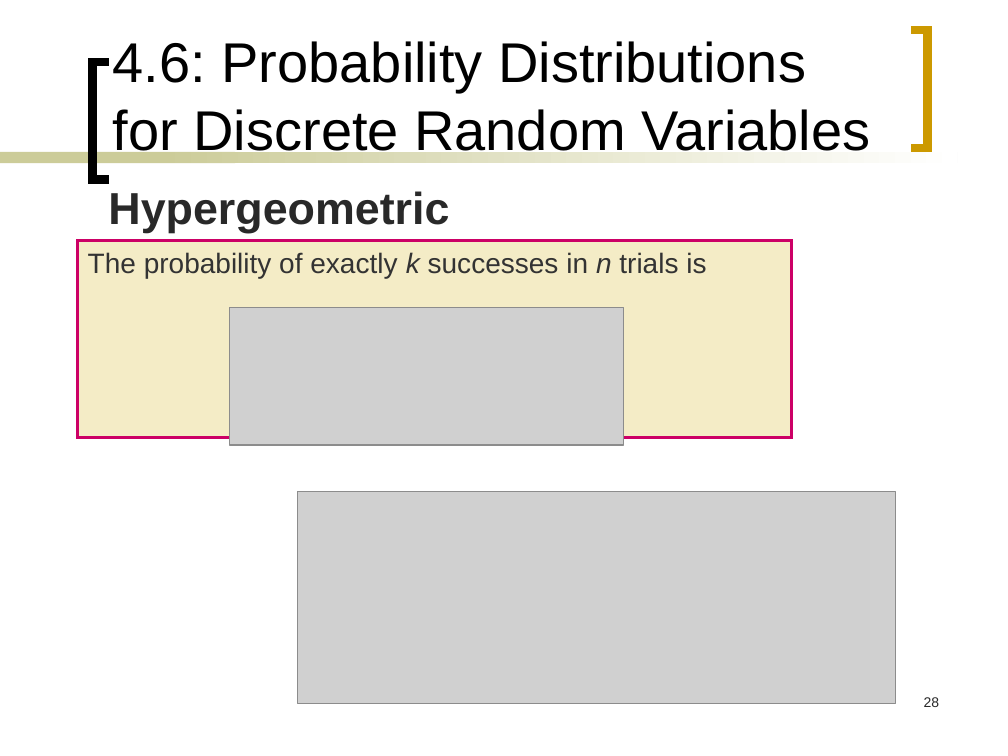
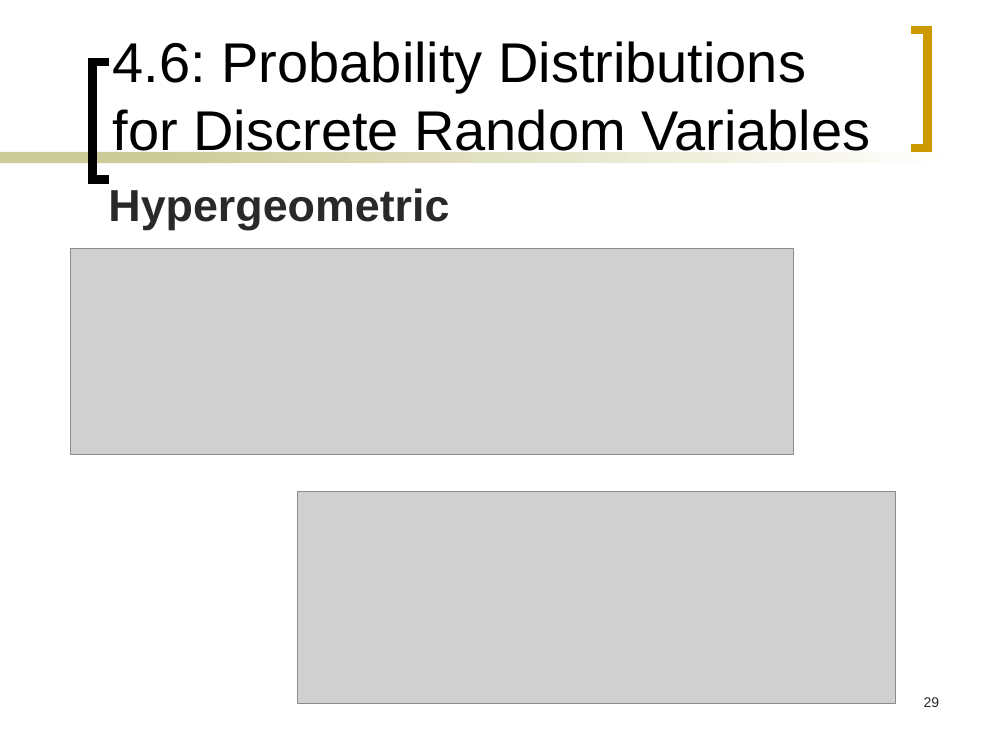
Before and after one commit to arghyadipchak/B2Sem1, a slide deck: slide 29 of Statistics/Lectures/Lecture04.ppt (slide 28 before the commit). Drawn at 1008x756 pixels with LibreOffice and Linux fonts; fonts in the diff are those of the drawing; grey boxes stand for pictures. Boxes give left, top, right and bottom in pixels: in the first picture for what was removed or moved away, otherwise in the second. Text is boxed around its words. In the diff, an @@ line names an element or a change of style, - is before the commit and + after.

```diff
--- a/Statistics/Lectures/Lecture04.ppt
+++ b/Statistics/Lectures/Lecture04.ppt
@@ picture resized from (x1=229, y1=307, x2=624, y2=446) to (x1=71, y1=249, x2=793, y2=456) @@
@@ rectangle removed at (x1=78, y1=241, x2=791, y2=438) @@
-The probability of exactly k successes in n trials is
@@ page number at (x1=924, y1=697, x2=940, y2=707): text changed @@
-28
+29
```
Also in this commit, not shown: 6 other slides changed, 1 slide added, 23 other files.
